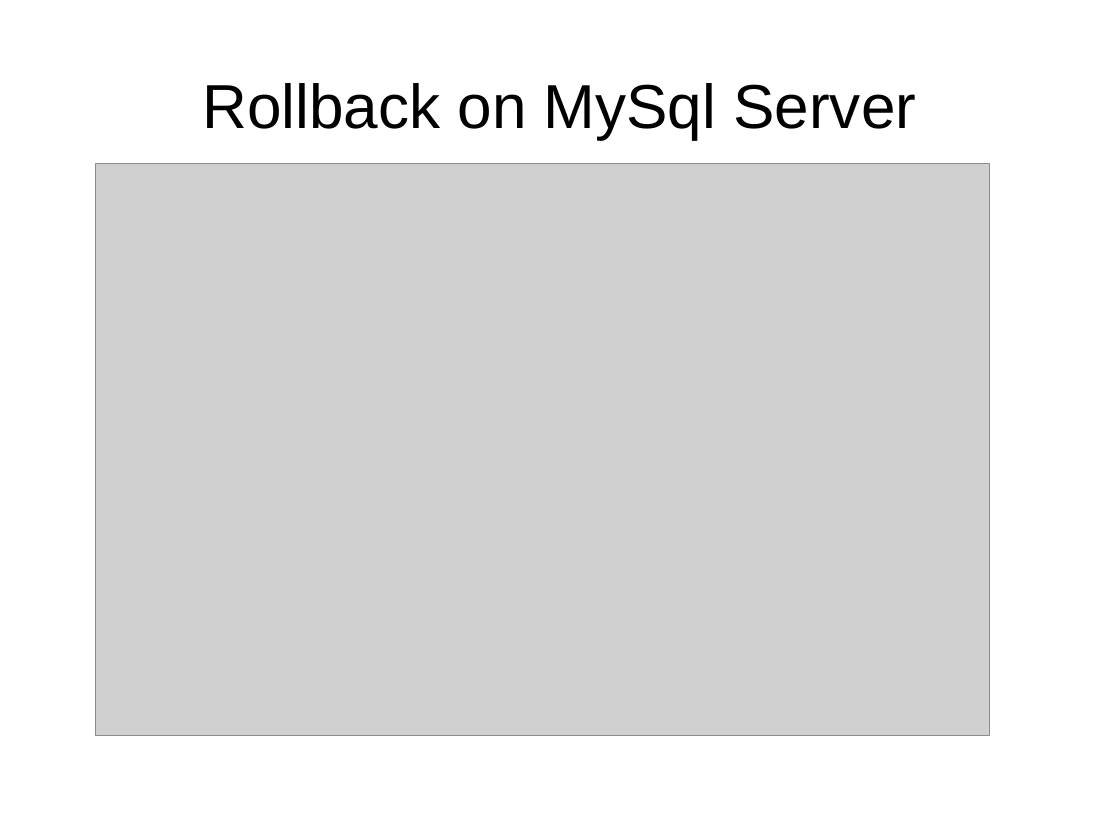
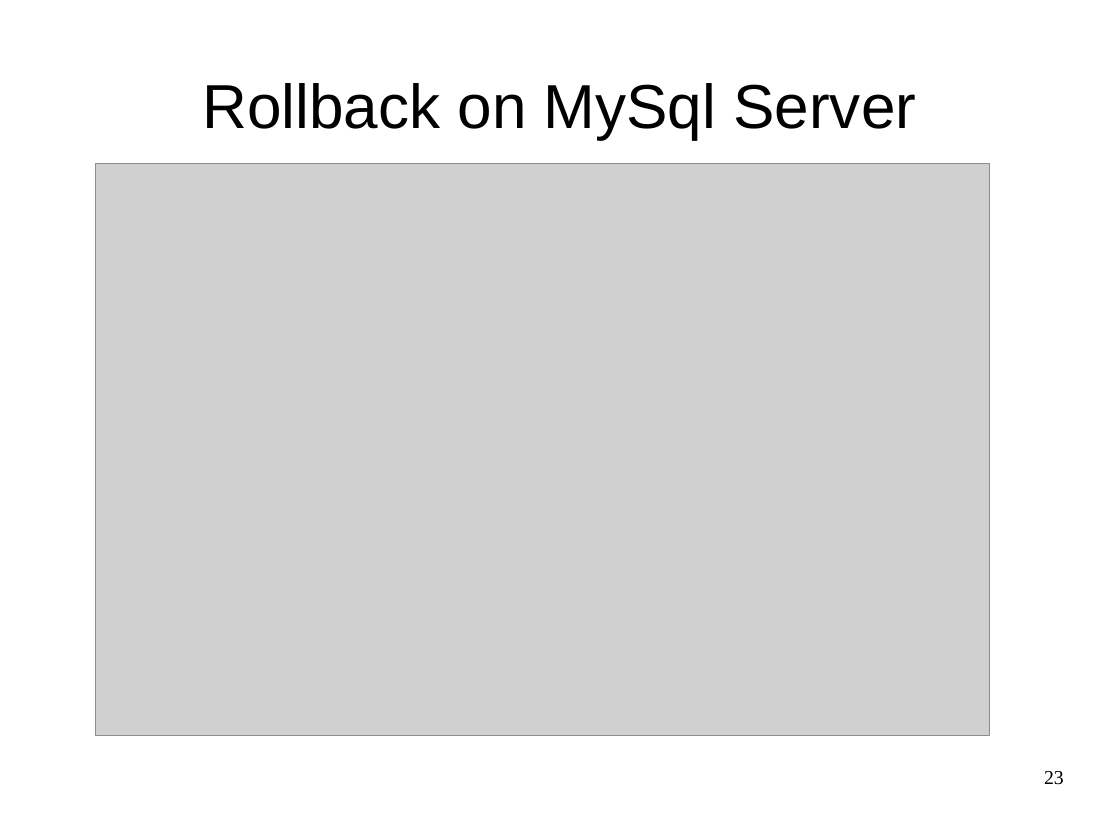
Before and after one commit to pushparajxa/Thesis-Presentation, a slide deck: slide 23 of Final_Presentation.odp (slide 14 before the commit). Drawn at 1120x840 pixels with LibreOffice and Linux fonts; fonts in the diff are those of the drawing; grey boxes stand for pictures. Boxes give left, top, right and bottom in pixels: in the first picture for what was removed or moved away, otherwise in the second. Text is boxed around its words. In the diff, an @@ line names an element or a change of style, - is before the commit and + after.

```diff
--- a/Final_Presentation.odp
+++ b/Final_Presentation.odp
@@ page number added at (x1=1044, y1=771, x2=1064, y2=785), 14 pt, text #000000 @@
+23
```
Also in this commit, not shown: 24 other slides changed, 2 slides added, 4 slides removed, 4 other files.
